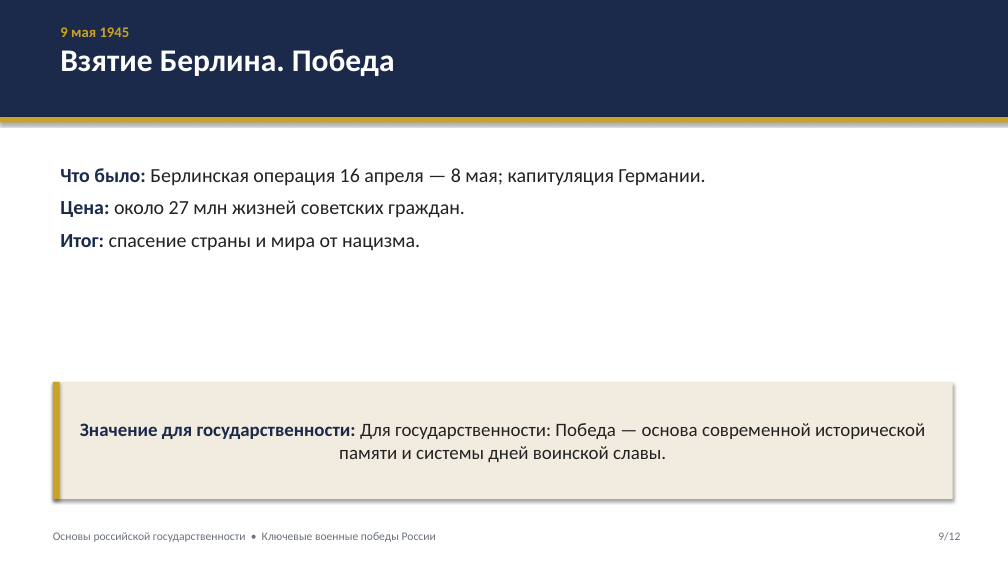
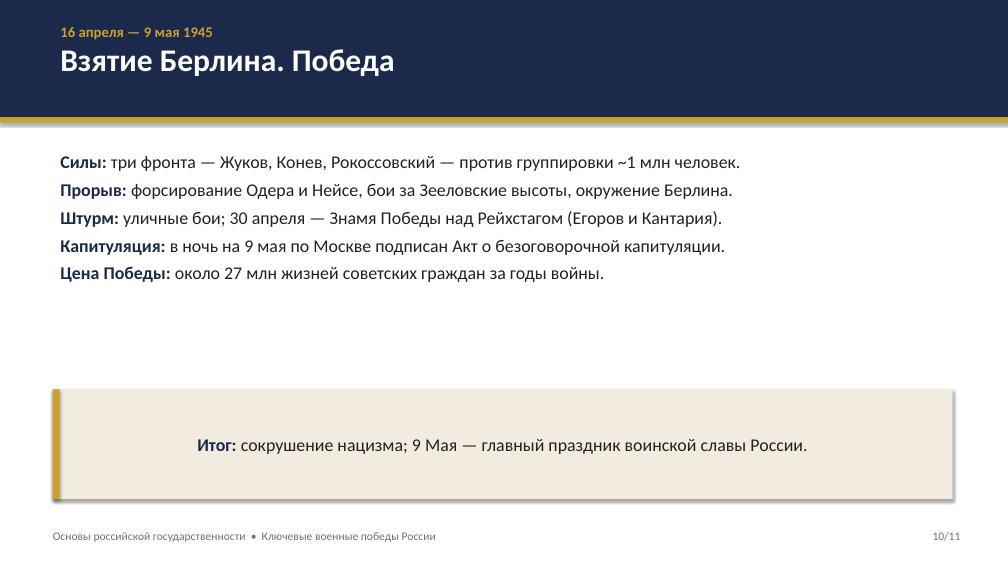
Before and after one commit to Gamegui/Homework, a slide deck: slide 10 of klyuchevye-voennye-pobedy-rossii/prezentatsiya.pptx (slide 9 before the commit). Drawn at 1008x567 pixels with LibreOffice and Linux fonts; fonts in the diff are those of the drawing. Boxes give left, top, right and bottom in pixels: in the first picture for what was removed or moved away, otherwise in the second. Text is boxed around its words. In the diff, an @@ line names an element or a change of style, - is before the commit and + after.

```diff
--- a/klyuchevye-voennye-pobedy-rossii/prezentatsiya.pptx
+++ b/klyuchevye-voennye-pobedy-rossii/prezentatsiya.pptx
@@ text at (x1=60, y1=27, x2=213, y2=40): text changed @@
-9 мая 1945
+16 апреля — 9 мая 1945
@@ text at (x1=60, y1=156, x2=741, y2=282): text changed; size 19 to 17 pt @@
-Что было: Берлинская операция 16 апреля — 8 мая; капитуляция Германии.
-Цена: около 27 млн жизней советских граждан.
-Итог: спасение страны и мира от нацизма.
+Силы: три фронта — Жуков, Конев, Рокоссовский — против группировки ~1 млн человек.
+Прорыв: форсирование Одера и Нейсе, бои за Зееловские высоты, окружение Берлина.
+Штурм: уличные бои; 30 апреля — Знамя Победы над Рейхстагом (Егоров и Кантария).
+Капитуляция: в ночь на 9 мая по Москве подписан Акт о безоговорочной капитуляции.
+Цена Победы: около 27 млн жизней советских граждан за годы войны.
@@ rectangle resized from (x1=53, y1=382, x2=60, y2=499) to (x1=53, y1=389, x2=60, y2=499) @@
@@ rectangle "Итог: сокрушение нацизма; 9 Мая ..." resized from (x1=53, y1=382, x2=953, y2=499) to (x1=53, y1=389, x2=953, y2=499) @@
@@ text in rectangle at (x1=197, y1=439, x2=807, y2=454): text changed; size 18 to 17 pt @@
-Значение для государственности: Для государственности: Победа — основа современной исторической памяти и системы дней воинской славы.
+Итог: сокрушение нацизма; 9 Мая — главный праздник воинской славы России.
@@ text at (x1=933, y1=532, x2=961, y2=541): text changed @@
-9/12
+10/11
```
Also in this commit, not shown: 7 other slides changed, 3 slides added, 4 slides removed, 3 other files.
